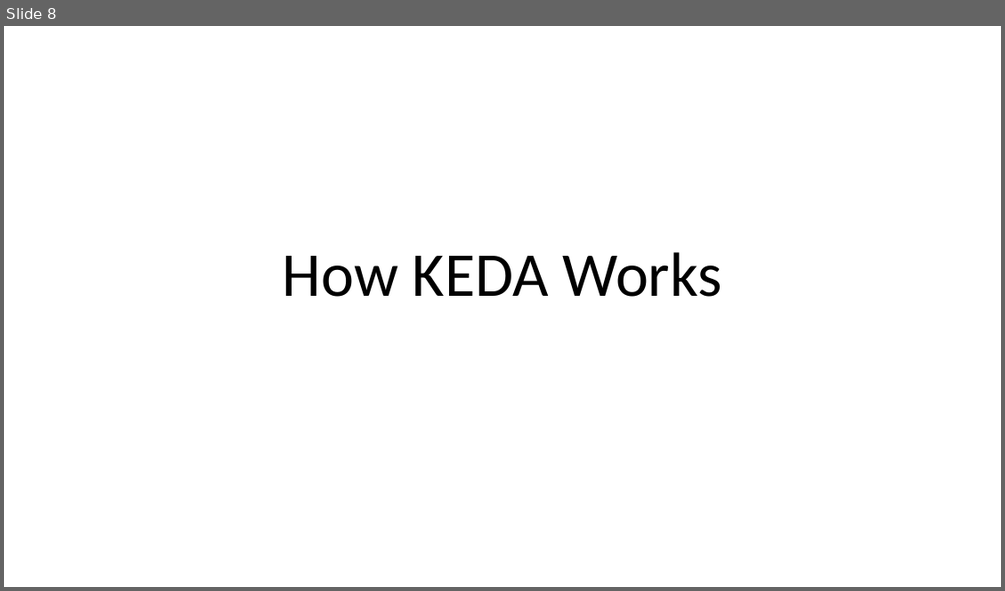
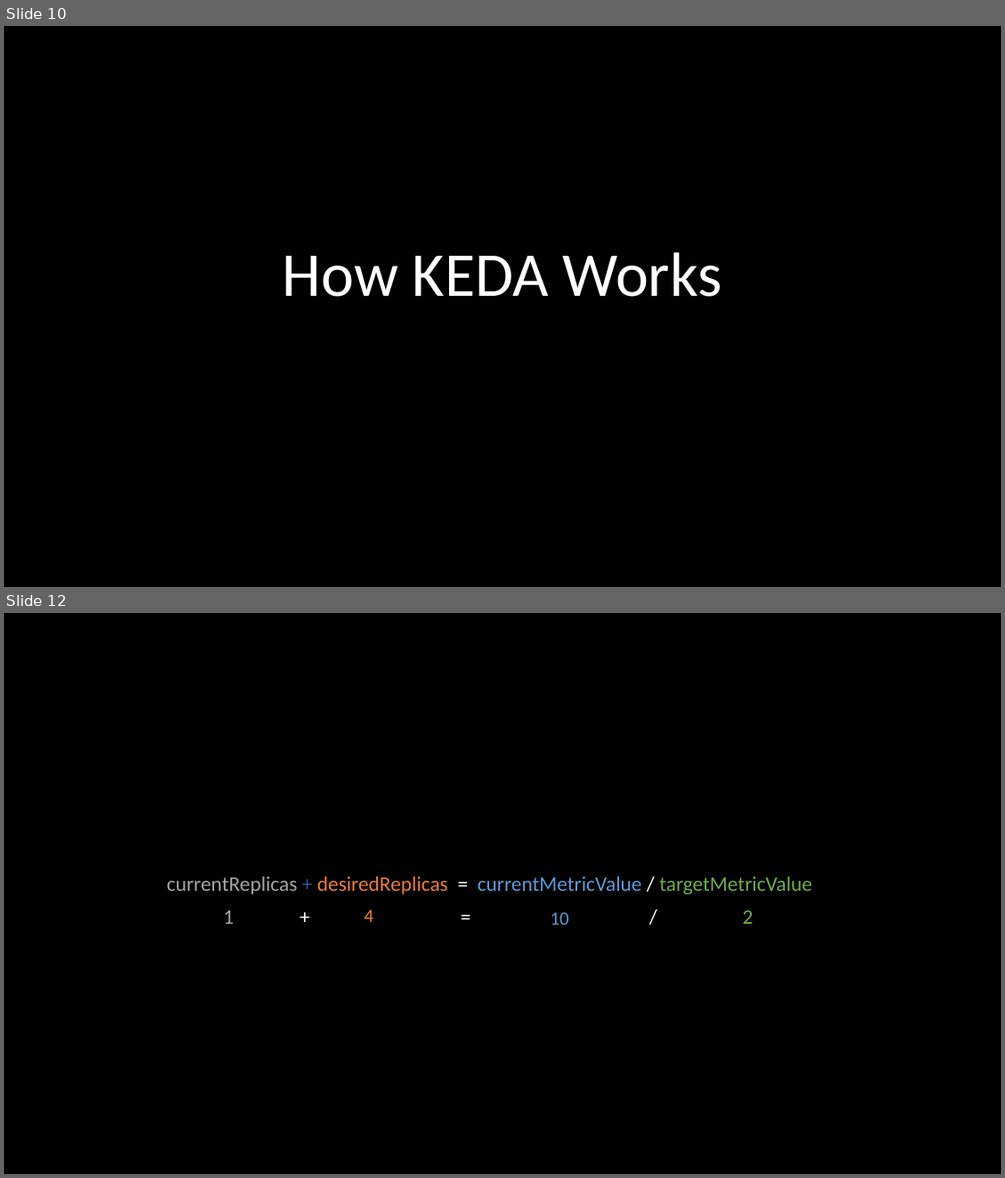
Before and after one commit to eashi/keda-workshop, a slide deck: preso.pptx. Shown one above the other, each under a label of ours: slide 8 before the commit, slides 10 and 12 after it; the slides between them are not shown. The pictures are 1005x591 and 1005x1178 pixels, drawn with LibreOffice and Linux fonts; fonts in the diff are those of the drawing. Boxes give left, top, right and bottom in pixels: in the first picture for what was removed or moved away, otherwise in the second. Text is boxed around its words. In the diff, an @@ line names an element or a change of style, - is before the commit and + after.

```diff
--- a/preso.pptx
+++ b/preso.pptx
@@ slide 12 added at bbox=[4, 613, 1001, 1174], background #000000 @@
@@ text added at bbox=[167, 876, 812, 894], 20 pt, text #5B9BD5 @@
+currentReplicas + desiredReplicas = currentMetricValue / targetMetricValue
@@ text added at bbox=[223, 910, 753, 924], 20 pt, text #FFFFFF @@
+1 + = / 2
@@ text added at bbox=[364, 909, 374, 922], 18 pt, text #ED7D31 @@
+4
@@ text added at bbox=[550, 912, 569, 925], 18 pt, text #5B9BD5 @@
+10
@@ what was slide 8 is now slide 10 @@
@@ slide 10 changed as well @@
@@ background #FFFFFF to #000000 @@
@@ title "How KEDA Works" at bbox=[283, 252, 722, 297]: text colour #000000 to #FFFFFF @@
```
Also in this commit, not shown: 10 other slides changed, 4 other slides added, 1 slide removed.
